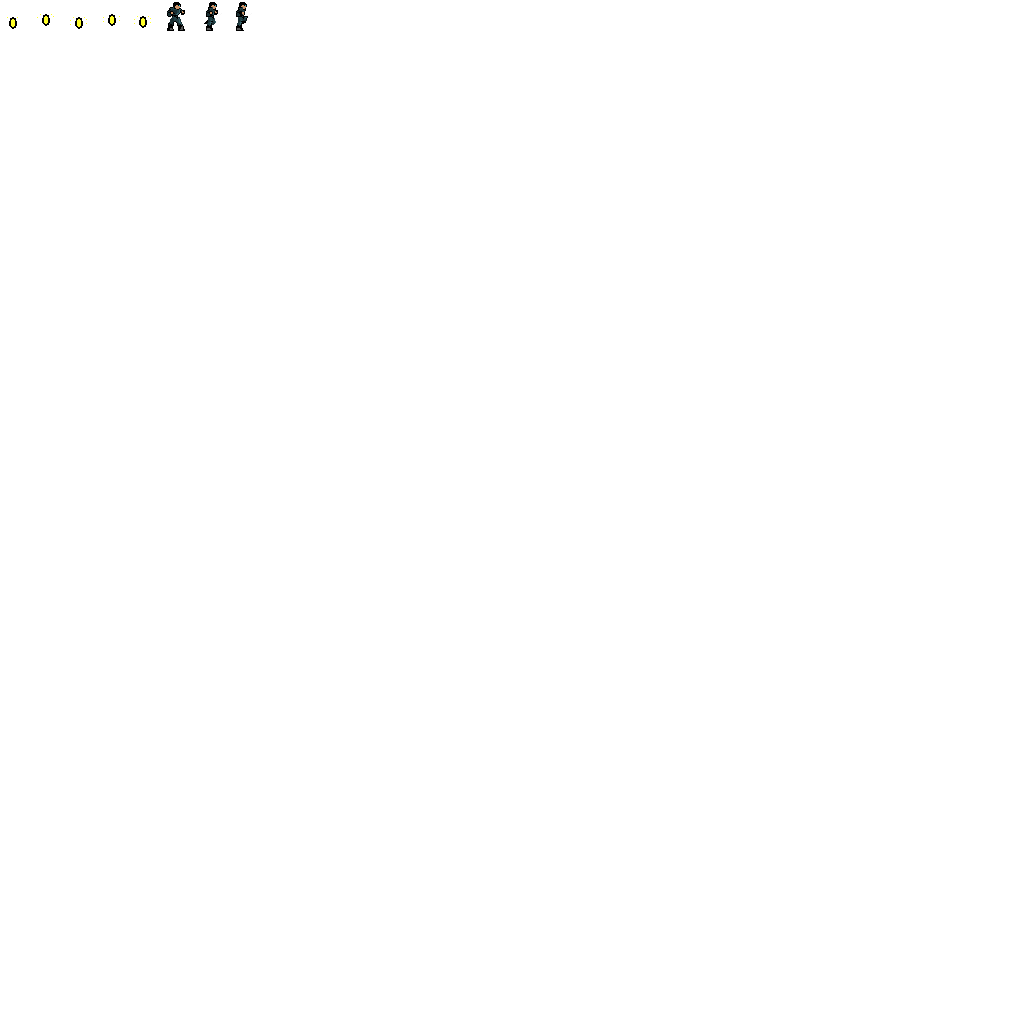
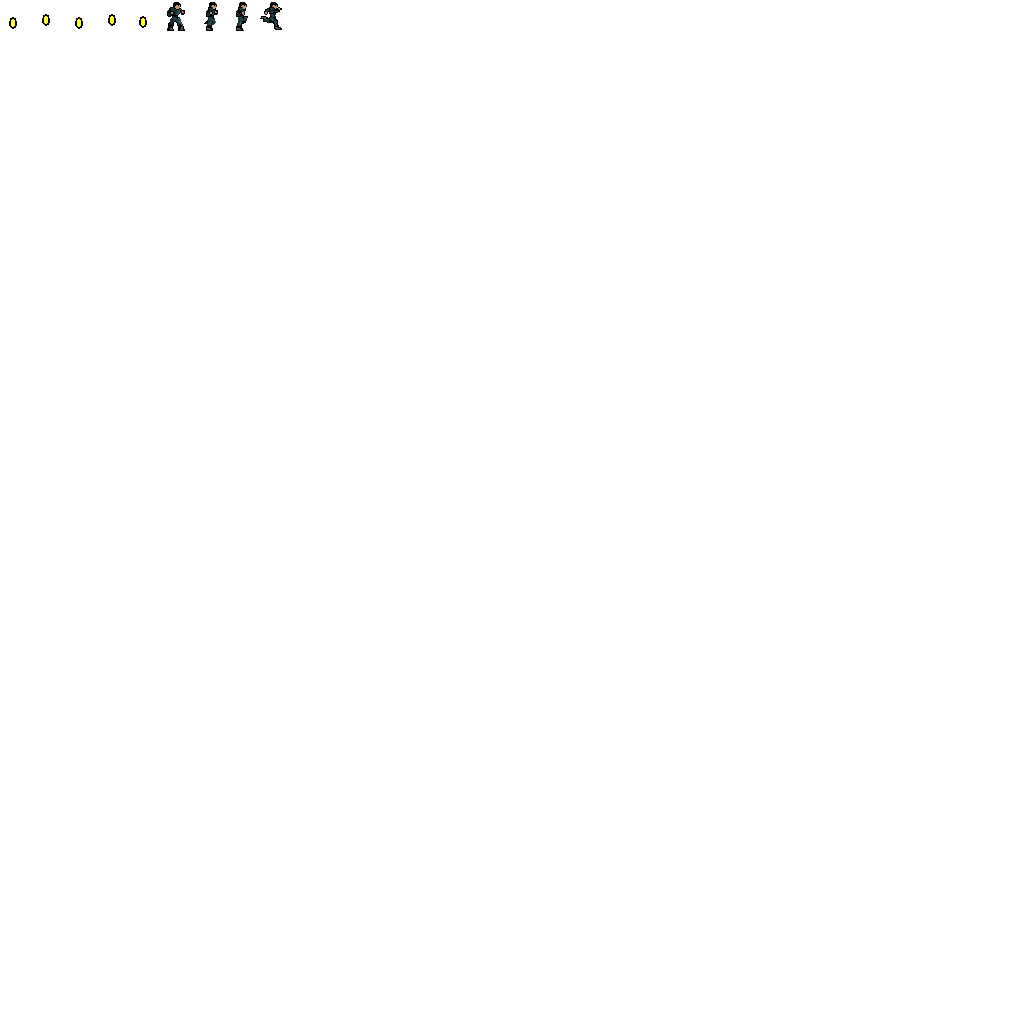
Revision of a layered 1024px x 1024px image; what changed, layer by layer:
painted on "images" over [7, 2, 283, 30]
